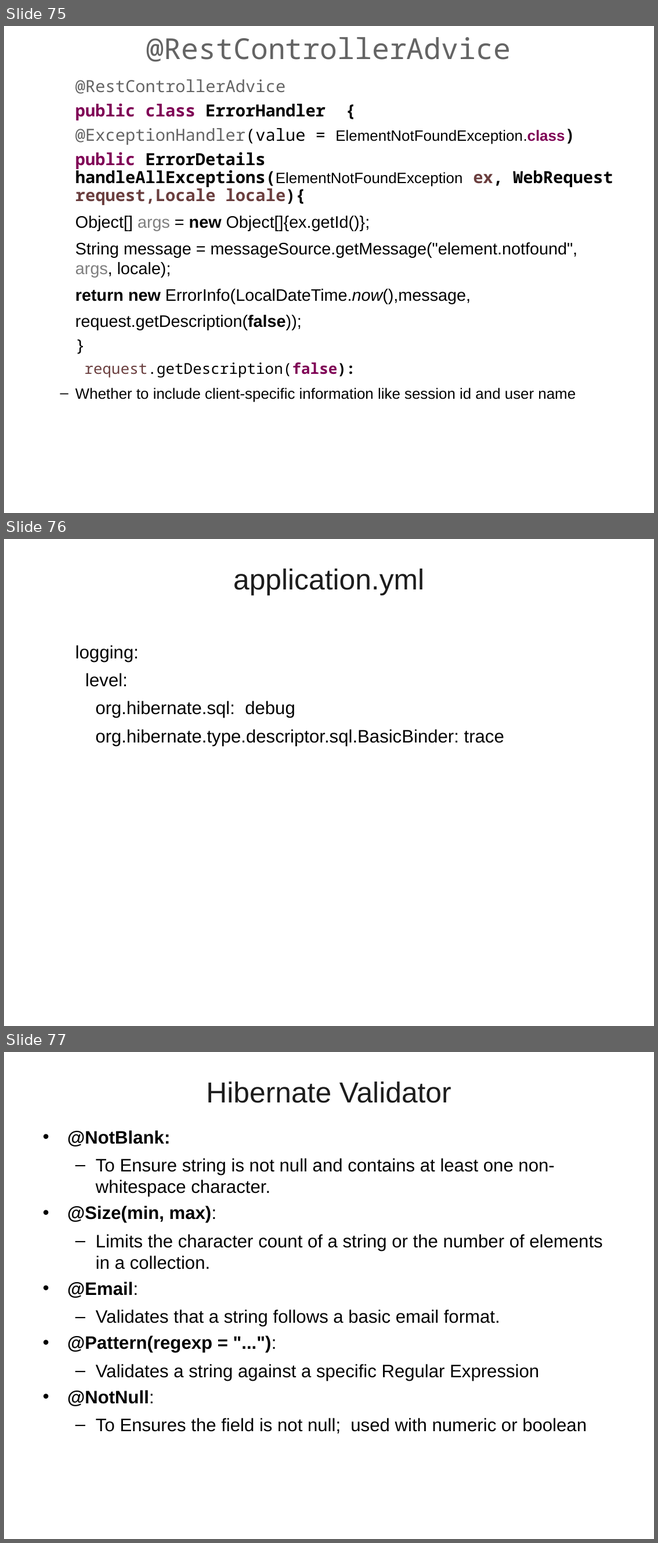
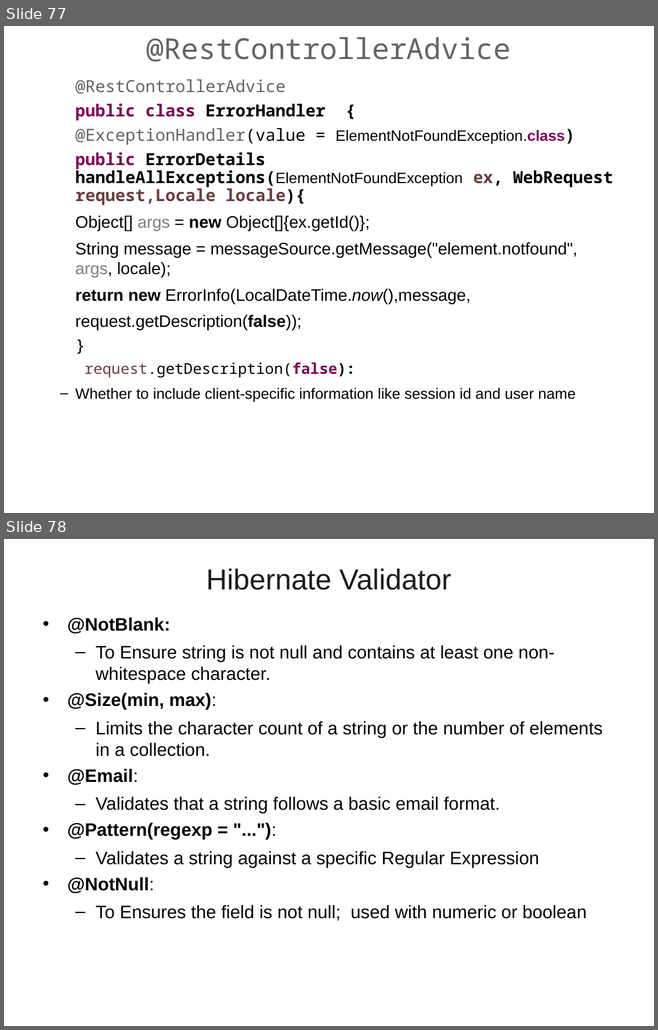
Before and after one commit to vatsanTraining/spring_boot_march_2026, a slide deck: 03_SpringBoot_JPA_Rest_API.ppt. Shown one above the other, each under a label of ours: slides 75, 76 and 77 before the commit, slides 77 and 78 after it. The pictures are 658x1543 and 658x1030 pixels, drawn with LibreOffice and Linux fonts; fonts in the diff are those of the drawing; background and template pictures are left out. Boxes give left, top, right and bottom in pixels: in the first picture for what was removed or moved away, otherwise in the second. Text is boxed around its words. In the diff, an @@ line names an element or a change of style, - is before the commit and + after.

```diff
--- a/03_SpringBoot_JPA_Rest_API.ppt
+++ b/03_SpringBoot_JPA_Rest_API.ppt
@@ slide 76 removed at [4,539,654,1026], background picture (left out) @@
@@ title removed at [233,569,424,596] @@
-application.yml
@@ text removed at [75,645,504,746] @@
-  logging:
-  level:
-  org.hibernate.sql: debug
-  org.hibernate.type.descriptor.sql.BasicBinder: trace
@@ what was slide 75 is now slide 77 @@
@@ what was slide 77 is now slide 78 @@
```
Also in this commit, not shown: 3 slides changed, 3 slides added, 1 other slide removed, 1 other file.
